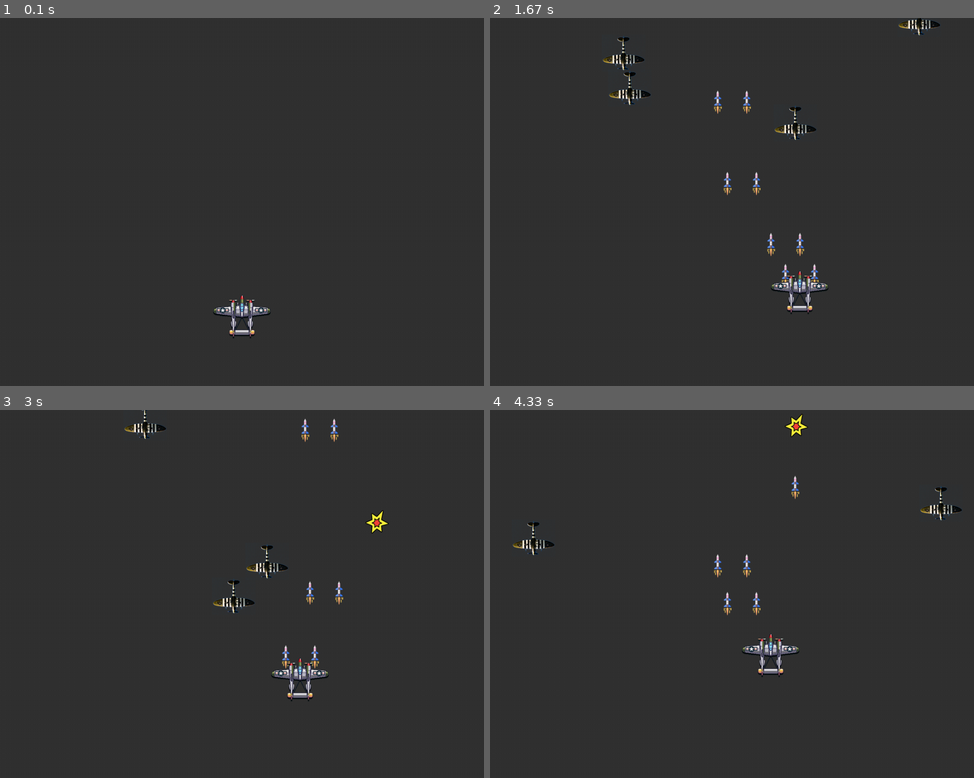
Above: before the commit, frames 1-4 (two rows, left to right).
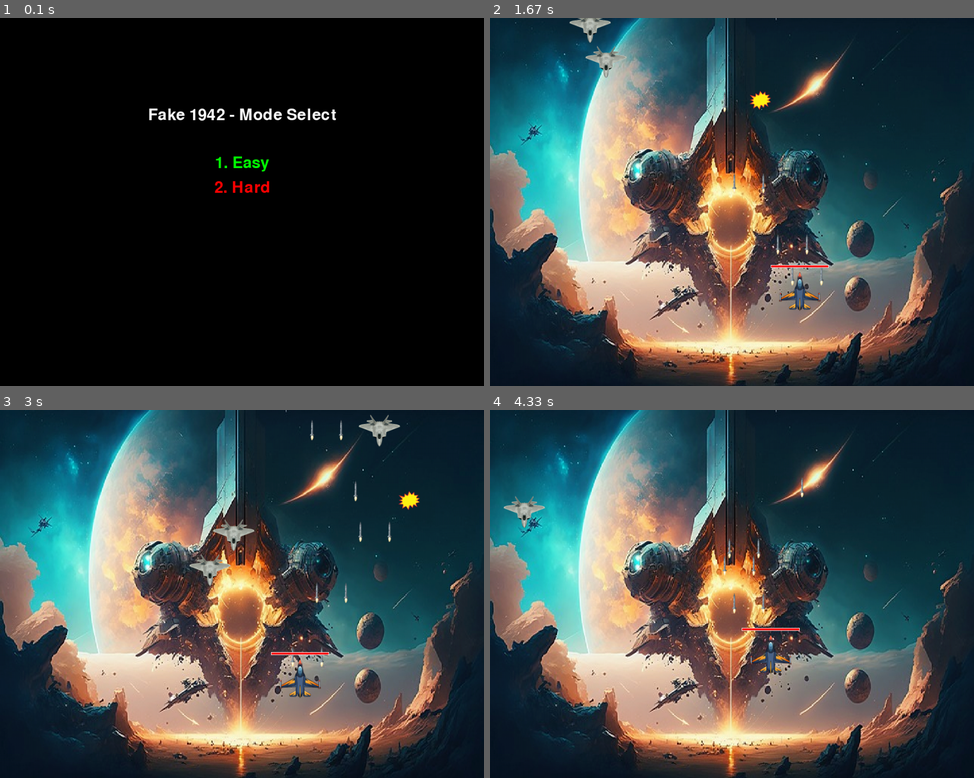
Above: after the commit, the same moments.

Repository: ray50112/pygame1945
Game: pygame game, started from main.py
Two runs of this game, one before a commit and one after it. Both use one fixed random seed, a clock stepped at 60 frames per second and the inputs below.
Inputs:
- Up to frame 1 (0.1 s): no input
- Up to frame 2 (1.67 s): tap 1 at 0.33 s; tap Space at 0.67, 1.07, 1.37, 1.57 s; hold D 1-1.47 s; hold W from 1.5 s (still down)
- Up to frame 3 (3 s): release W at 1.8 s; hold D 1.83-2.3 s; tap Space at 1.9, 2.2, 2.4, 2.7, 2.97 s; hold A 2.33-2.87 s; hold S from 2.9 s (still down)
- Up to frame 4 (4.33 s): release S at 3.2 s; hold A 3.23-3.63 s; tap Space at 3.3, 3.6, 3.73, 4.13 s; hold W 3.67-4.03 s; hold D from 4.07 s (still down)

The runs differ from the first frame. In frame 1, 100% of the frame differs, in the area x 0-100%, y 0-100%; in frame 2, 90%; in frame 3, 90%; in frame 4, 91%.

Commit message:
add menu & game over & HP

Diff:
--- a/main.py
+++ b/main.py
@@ -4,6 +4,7 @@
 from mymissile import MyMissile
 from myenemy import Enemy
 from myexplosion import Explosion
+from mymenu import Menu, GameOver
 import random
 
 parent_path = Path(__file__).parents[0]
@@ -16,6 +17,7 @@
 Booms = []
 
 pygame.init()
+
 launchMissile = pygame.USEREVENT + 1
 launchEnemy = pygame.USEREVENT + 2
 screenHigh = 760
@@ -23,12 +25,16 @@
 playground = [screenWidth, screenHigh]
 screen = pygame.display.set_mode((screenWidth, screenHigh))
 
-pygame.display.set_caption('1942偽')
+font = pygame.font.SysFont(None, 48)
+menu = Menu(screen, font)
+mode, enemy_interval = menu.run()
+
+pygame.display.set_caption('Fake 1942')
 icon = pygame.image.load(icon_path)
 pygame.display.set_icon(icon)
-background = pygame.Surface(screen.get_size())
-background.fill((50,50,50))
-
+bg_path = image_path / 'bg.jpg'
+background = pygame.image.load(bg_path).convert()
+background = pygame.transform.scale(background, (screenWidth, screenHigh))
 
 running = True
 fps = 120
@@ -37,7 +43,8 @@
 player = Player(playground=playground, sensitivity=movingScale)
 keyCountX = 0
 keyCountY = 0
-pygame.time.set_timer(launchEnemy, 400)
+pygame.time.set_timer(launchEnemy, enemy_interval)
+
 while running:
 
     for event in pygame.event.get():
@@ -118,6 +125,10 @@
 
     player.update()
     screen.blit(player._image, player.xy)
+    player.draw_hp_bar(screen)
+    if not player._available:
+        game_over = GameOver(screen, font)
+        game_over.run()
 
     Booms = [item for item in Booms if item._available]
     for e in Booms:
--- /dev/null
+++ b/mymenu.py
@@ -0,0 +1,60 @@
+import pygame
+
+class Menu:
+    def __init__(self, screen, font):
+        self.screen = screen
+        self.font = font
+        self.selected_mode = None
+        self.enemy_interval = 0
+
+    def run(self):
+        while self.selected_mode is None:
+            self.screen.fill((0, 0, 0))
+            title = self.font.render("Fake 1942 - Mode Select", True, (255, 255, 255))
+            easy = self.font.render("1. Easy", True, (0, 255, 0))
+            hard = self.font.render("2. Hard", True, (255, 0, 0))
+
+            # 置中
+            center_x = self.screen.get_width() // 2
+            self.screen.blit(title, title.get_rect(center=(center_x, 200)))
+            self.screen.blit(easy, easy.get_rect(center=(center_x, 300)))
+            self.screen.blit(hard, hard.get_rect(center=(center_x, 350)))
+
+            pygame.display.flip()
+
+            for event in pygame.event.get():
+                if event.type == pygame.QUIT:
+                    pygame.quit()
+                    exit()
+                elif event.type == pygame.KEYDOWN:
+                    if event.key == pygame.K_1:
+                        self.selected_mode = "easy"
+                        self.enemy_interval = 400
+                    elif event.key == pygame.K_2:
+                        self.selected_mode = "hard"
+                        self.enemy_interval = 800
+        return self.selected_mode, self.enemy_interval
+
+class GameOver:
+    def __init__(self, screen, font):
+        self.screen = screen
+        self.font = font
+
+    def run(self):
+        while True:
+            self.screen.fill((0, 0, 0))
+            msg = self.font.render("Game Over", True, (255, 0, 0))
+            tip = self.font.render("Press ESC to Quit", True, (255, 255, 255))
+
+            center_x = self.screen.get_width() // 2
+            self.screen.blit(msg, msg.get_rect(center=(center_x, 300)))
+            self.screen.blit(tip, tip.get_rect(center=(center_x, 400)))
+
+            pygame.display.flip()
+
+            for event in pygame.event.get():
+                if event.type == pygame.QUIT or (
+                    event.type == pygame.KEYDOWN and event.key == pygame.K_ESCAPE
+                ):
+                    pygame.quit()
+                    exit()
--- a/player.py
+++ b/player.py
@@ -13,7 +13,8 @@
         self._image = pygame.image.load(self.__player_path)
         self._center = self._x + self._image.get_rect().w / 2, self._y + self._image.get_rect().h / 2
         self._radius = 0.3 * math.hypot(self._image.get_rect().w, self._image.get_rect().h)
-
+        self._max_hp = 100
+        self._hp = 100
         if xy is None:
             self._x = (self._playground[0]-self._image.get_rect().w) / 2
             self._y = 3 * self._playground[1] / 4
@@ -30,11 +31,21 @@
         for m in enemies:
             if self.__collided__(m):
                 self._hp -= 10
+                if self._hp <= 0:
+                    self._available = False
                 self._collided = True
                 m.hp = -1
                 m._collided = True
                 m._available = False
 
+    def draw_hp_bar(self, surface):
+        # 血條比例
+        hp_ratio = max(self._hp / self._max_hp, 0)
+        # 外框
+        pygame.draw.rect(surface, (255, 255, 255), (self._x, self._y - 10, self._image.get_width(), 6), 1)
+        # 內部紅條
+        pygame.draw.rect(surface, (255, 0, 0), (self._x + 1, self._y - 9, (self._image.get_width() - 2) * hp_ratio, 4))
+
     @property
     def xy(self):
         return self.x, self.y
Binary file removed: res/airforce.png
Binary file changed: res/airforce1.png
Binary file changed: res/airplane.png
Binary file added: res/bg.jpg
Binary file changed: res/enemy.png
Binary file changed: res/explosion_large.png
Binary file changed: res/explosion_medium.png
Binary file changed: res/explosion_small.png
Binary file changed: res/missile.png
